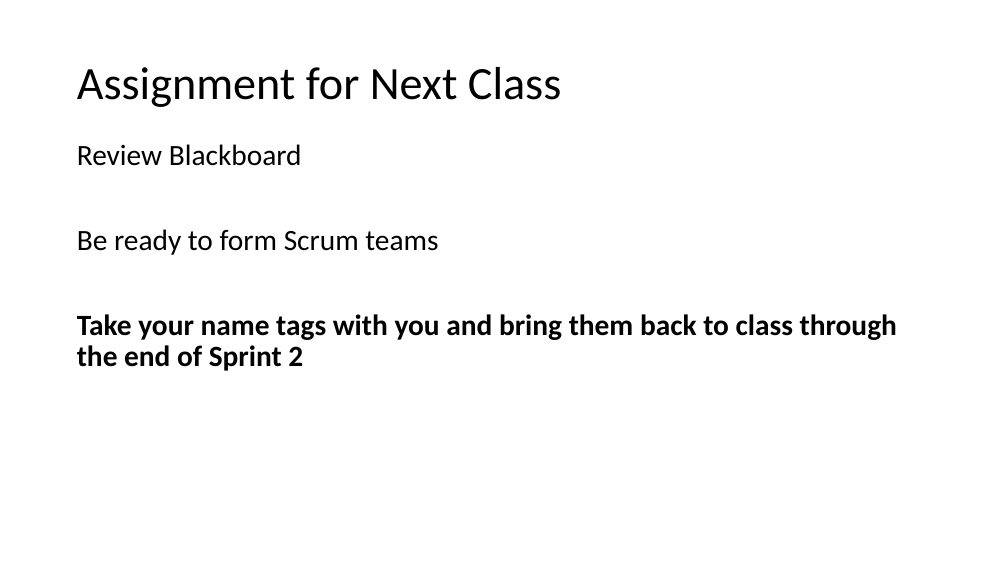
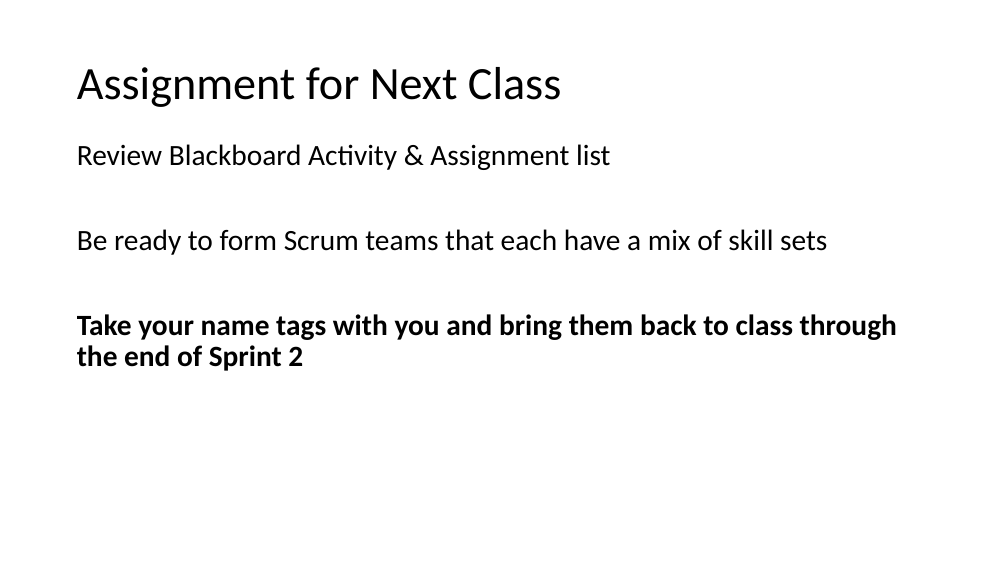
Before and after one commit to jamesbaptiste1/cpsc-24500-2019-01-spring-001, a slide deck: slide 15 of lecture-presentations/2019-01-15.pptx. Drawn at 1008x567 pixels with LibreOffice and Linux fonts; fonts in the diff are those of the drawing. Boxes give left, top, right and bottom in pixels: in the first picture for what was removed or moved away, otherwise in the second. Text is boxed around its words. In the diff, an @@ line names an element or a change of style, - is before the commit and + after.

```diff
--- a/lecture-presentations/2019-01-15.pptx
+++ b/lecture-presentations/2019-01-15.pptx
@@ text at [77,144,827,255]: text changed @@
-Review Blackboard
-Be ready to form Scrum teams
+Review Blackboard Activity & Assignment list
+Be ready to form Scrum teams that each have a mix of skill sets
```
Also in this commit, not shown: 2 other slides changed, 1 slide added.
